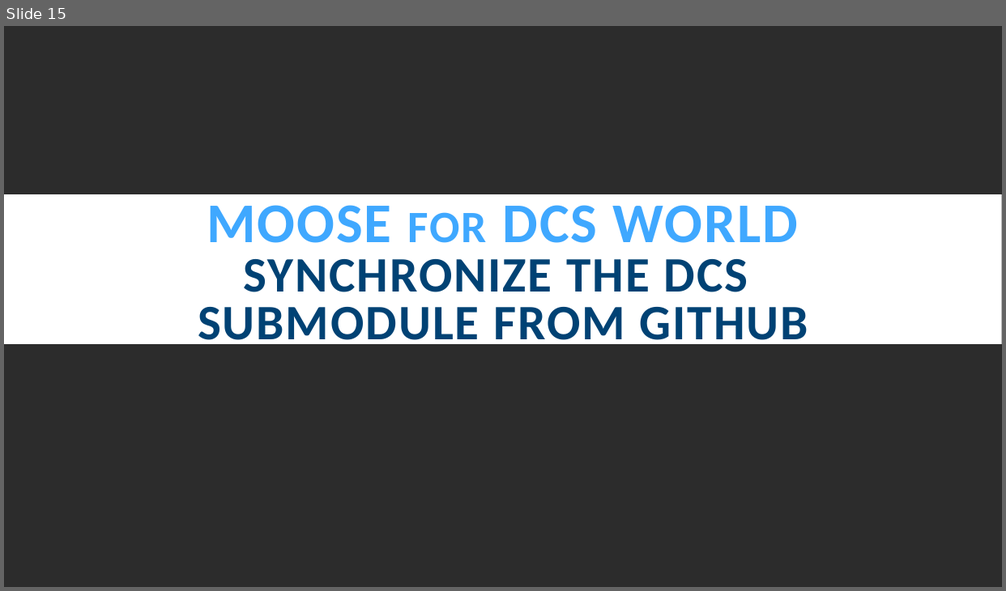
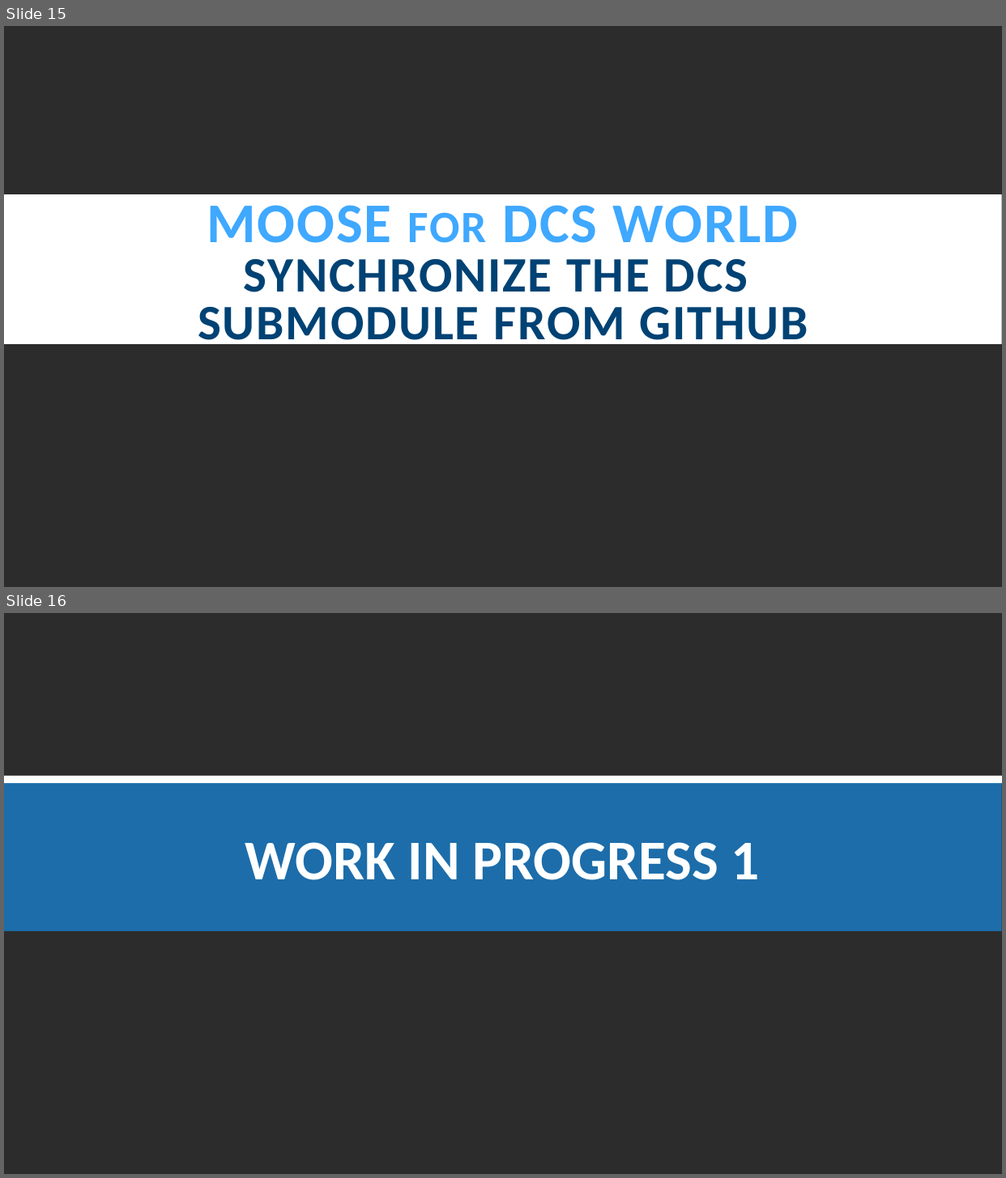
Before and after one commit to FlightControl-Master/MOOSE_PRESENTATIONS, a slide deck: Moose Presentations/SETUP.pptx. Shown one above the other, each under a label of ours: slide 15 before the commit, slides 15 and 16 after it. The pictures are 1006x591 and 1006x1178 pixels, drawn with LibreOffice and Linux fonts; fonts in the diff are those of the drawing; background and template pictures are left out. Boxes give left, top, right and bottom in pixels: in the first picture for what was removed or moved away, otherwise in the second. Text is boxed around its words. In the diff, an @@ line names an element or a change of style, - is before the commit and + after.

```diff
--- a/Moose Presentations/SETUP.pptx
+++ b/Moose Presentations/SETUP.pptx
@@ slide 16 added at (4, 613, 1002, 1174), background picture (left out) @@
@@ rectangle added at (4, 781, 1002, 931), fill #1299FF at 60% opacity @@
@@ rectangle added at (4, 776, 1002, 784), fill #FFFFFF @@
@@ title added at (245, 842, 760, 880), 54 pt, text #FFFFFF, bold @@
+WORK IN PROGRESS 1
```
Also in this commit, not shown: 6 other slides added, 6 other files.
